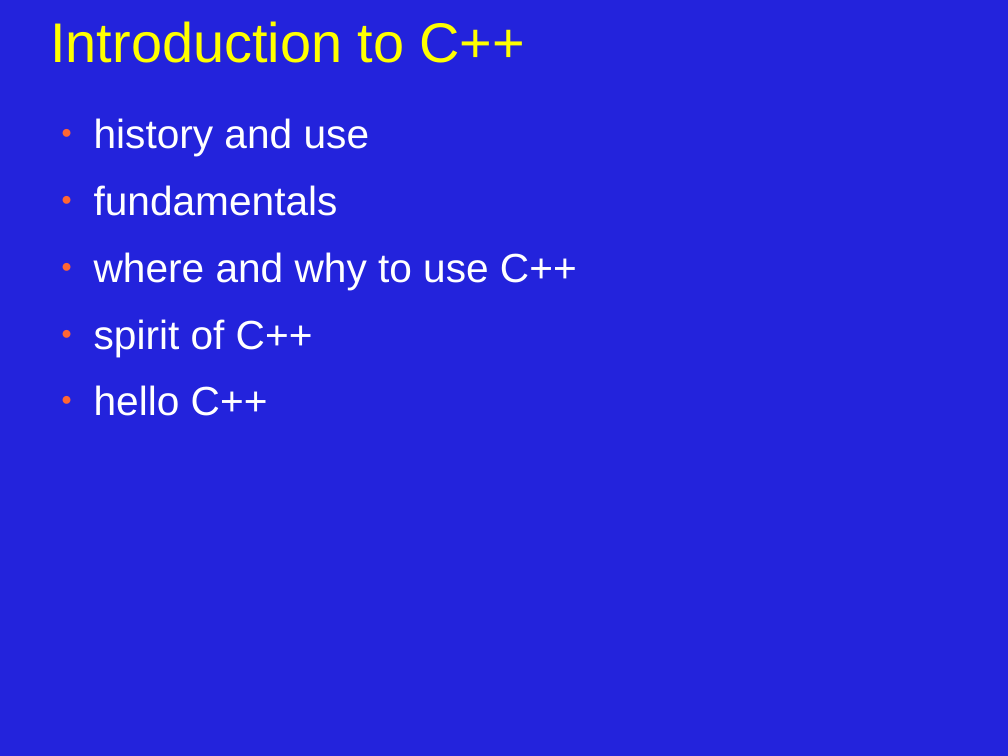
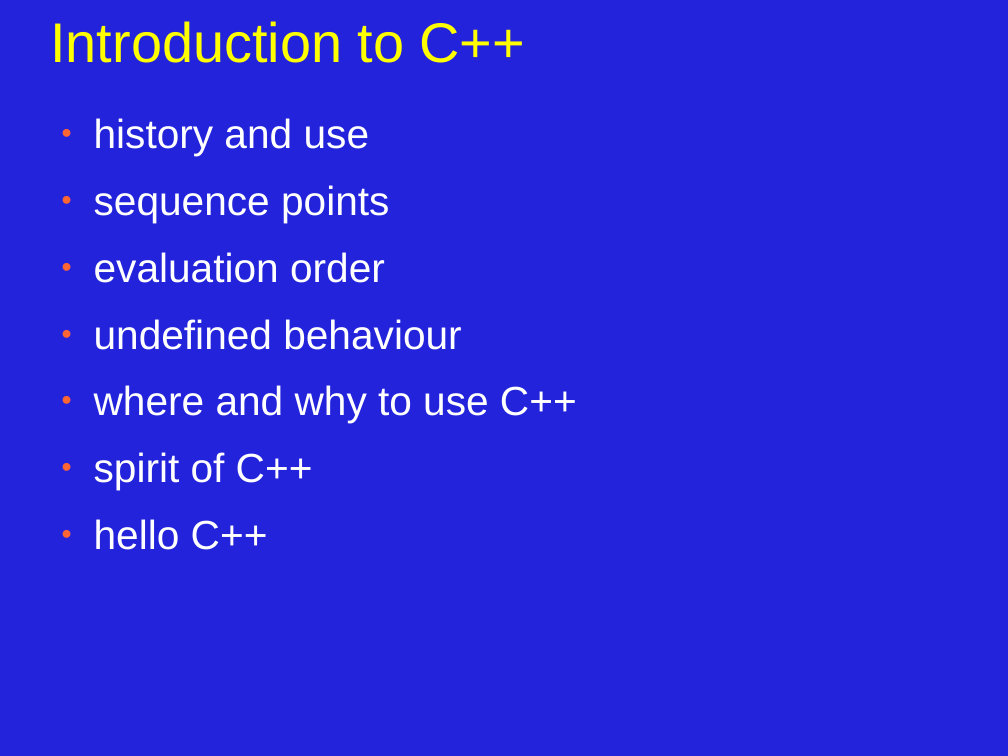
Before and after one commit to JonJagger/two-day-courses, a slide deck: slide 2 of cppf/01_Introduction_to_C++.odp (slide 1 before the commit). Drawn at 1008x756 pixels with LibreOffice and Linux fonts; fonts in the diff are those of the drawing. Boxes give left, top, right and bottom in pixels: in the first picture for what was removed or moved away, otherwise in the second. Text is boxed around its words. In the diff, an @@ line names an element or a change of style, - is before the commit and + after.

```diff
--- a/cppf/01_Introduction_to_C++.odp
+++ b/cppf/01_Introduction_to_C++.odp
@@ text at bbox=[94, 185, 461, 350]: text changed @@
-● fundamentals
+● sequence points
+● evaluation order
+● undefined behaviour
```
Also in this commit, not shown: 2 other slides changed, 1 slide added, 8 other files.
